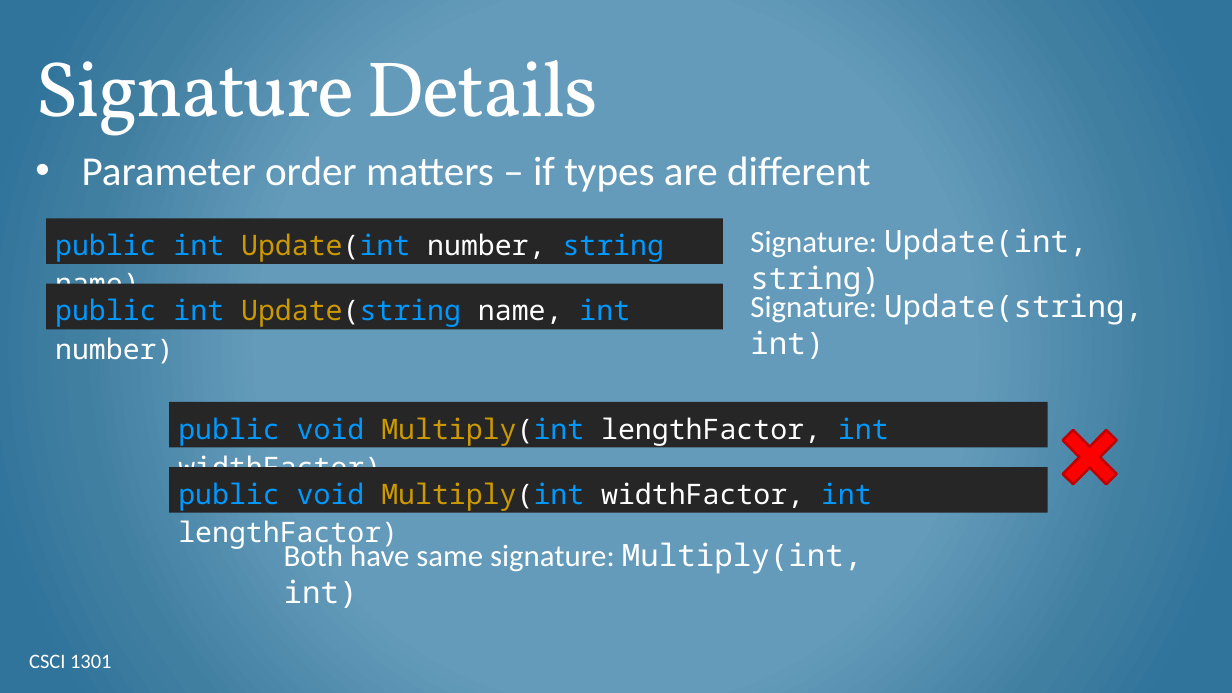
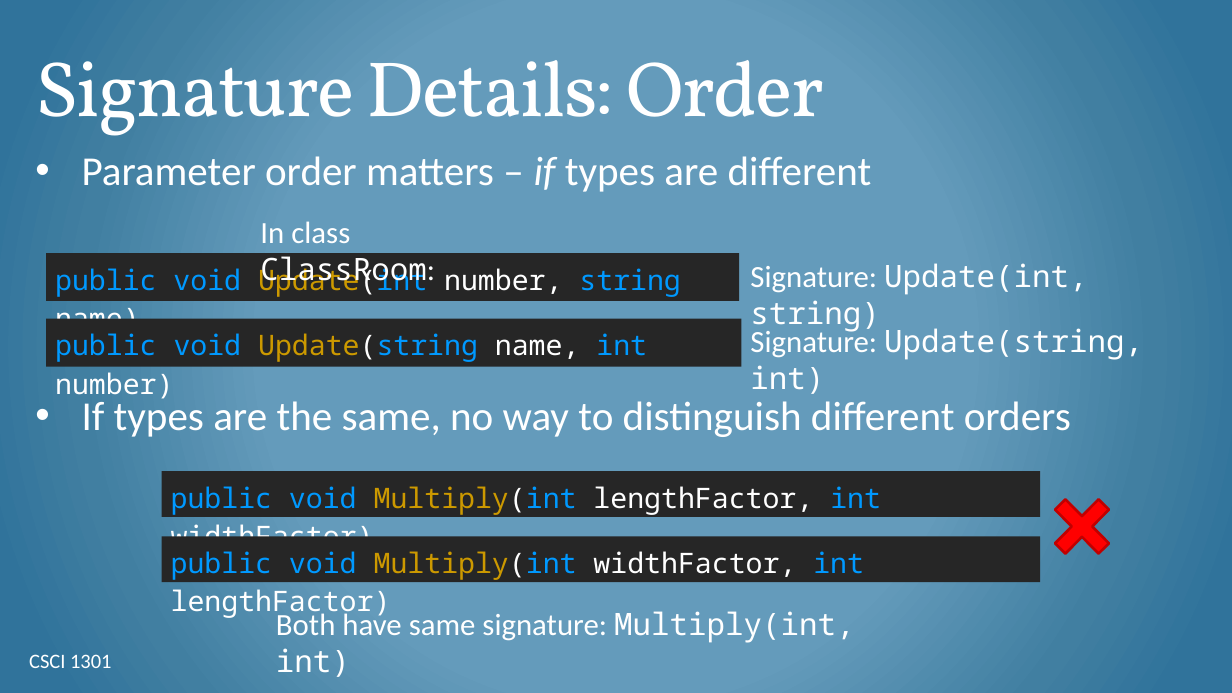
Before and after one commit to csci-1301/csci-1301.github.io, a slide deck: slide 11 of lectures/070_object_oriented_contd/Overloads-Properties.pptx (slide 10 before the commit). Drawn at 1232x693 pixels with LibreOffice and Linux fonts; fonts in the diff are those of the drawing; background and template pictures are left out. Boxes give left, top, right and bottom in pixels: in the first picture for what was removed or moved away, otherwise in the second. Text is boxed around its words. In the diff, an @@ line names an element or a change of style, - is before the commit and + after.

Commit message:
Added more slides to Overloads and Properties
Like with my last update, I realized that I needed to add more examples and details to account for the additional lecture time this year, so I'm updating the slides to reflect what I used.

```diff
--- a/lectures/070_object_oriented_contd/Overloads-Properties.pptx
+++ b/lectures/070_object_oriented_contd/Overloads-Properties.pptx
@@ title at [35, 60, 824, 136]: text changed @@
-Signature Details
+Signature Details: Order
@@ text at [82, 156, 872, 192]: italic on in "if" @@
@@ text added at [260, 221, 435, 289], 24 pt, text #FFFFFF @@
+In class ClassRoom:
@@ rectangle "public void Update(int number, string ...": place and size @@
-rectangle "public void Update(int number, string ..." at [46, 218, 723, 263]
+rectangle "public void Update(int number, string ..." at [46, 253, 739, 301]
@@ text in rectangle at [55, 263, 580, 362]: text changed @@
-public int Update(int number, string name)
+public void Update(int number, string name)
@@ text "Signature: Update(int, string)": place and size @@
-text "Signature: Update(int, string)" at [750, 228, 1087, 298]
+text "Signature: Update(int, string)" at [750, 263, 1087, 332]
@@ rectangle "public void Update(string name, int ...": place and size @@
-rectangle "public void Update(string name, int ..." at [46, 284, 723, 329]
+rectangle "public void Update(string name, int ..." at [46, 319, 741, 367]
@@ text "Signature: Update(string, int)": place and size @@
-text "Signature: Update(string, int)" at [750, 291, 1143, 359]
+text "Signature: Update(string, int)" at [750, 326, 1143, 394]
@@ text in rectangle at [55, 333, 647, 399]: text changed @@
-public int Update(string name, int number)
+public void Update(string name, int number)
@@ text at [82, 396, 1071, 437]: paragraph added @@
+• If types are the same, no way to distinguish different orders
@@ cross: place and size @@
-cross at [1048, 415, 1132, 500]
+cross at [1040, 484, 1124, 569]
@@ 2 rectangles, 1 text: place and size @@
-2 rectangles, 1 text at [169, 402, 1048, 608]
+2 rectangles, 1 text at [162, 471, 1041, 677]
```
Also in this commit, not shown: 5 other slides changed, 10 slides added, 1 slide removed, 1 other file.
